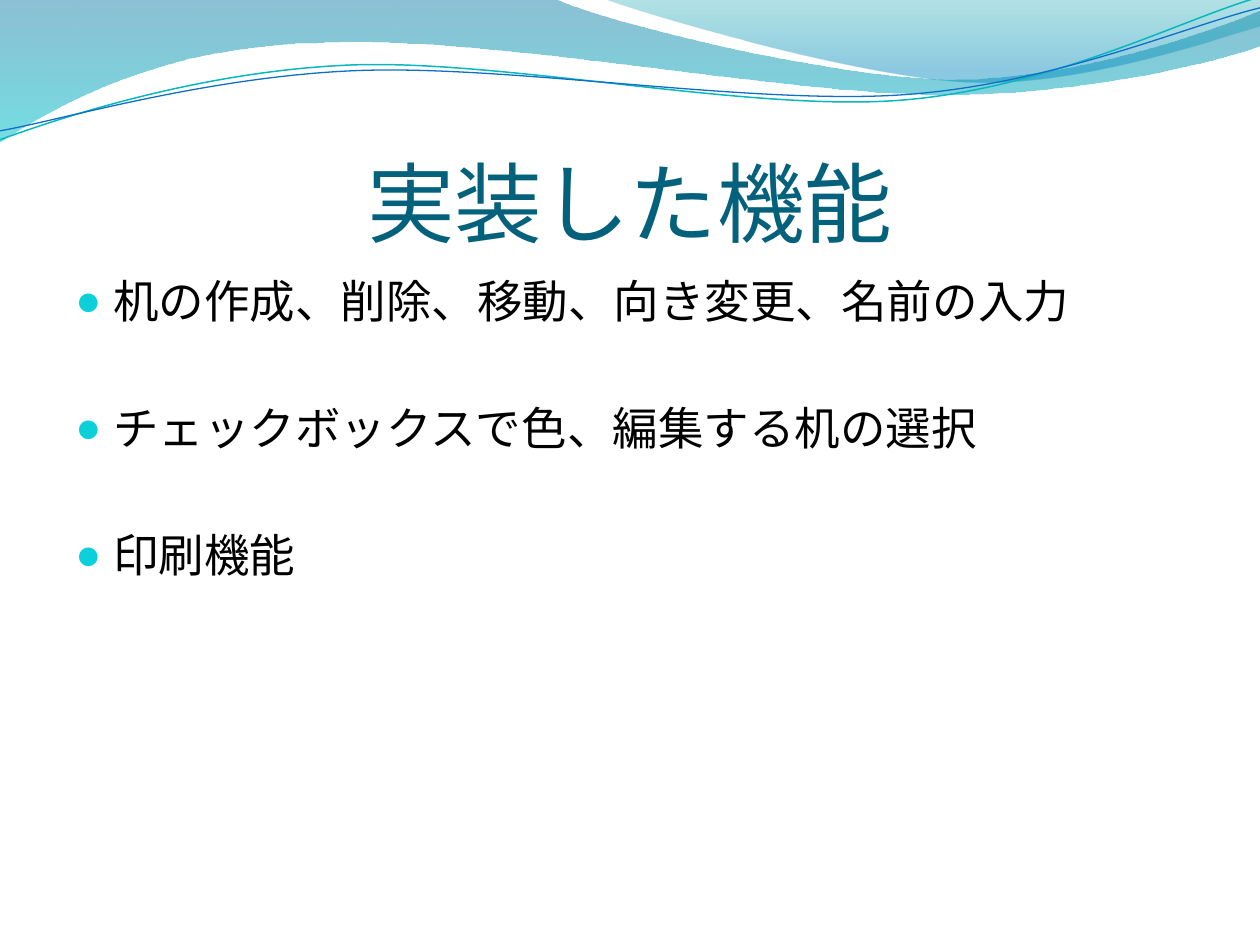
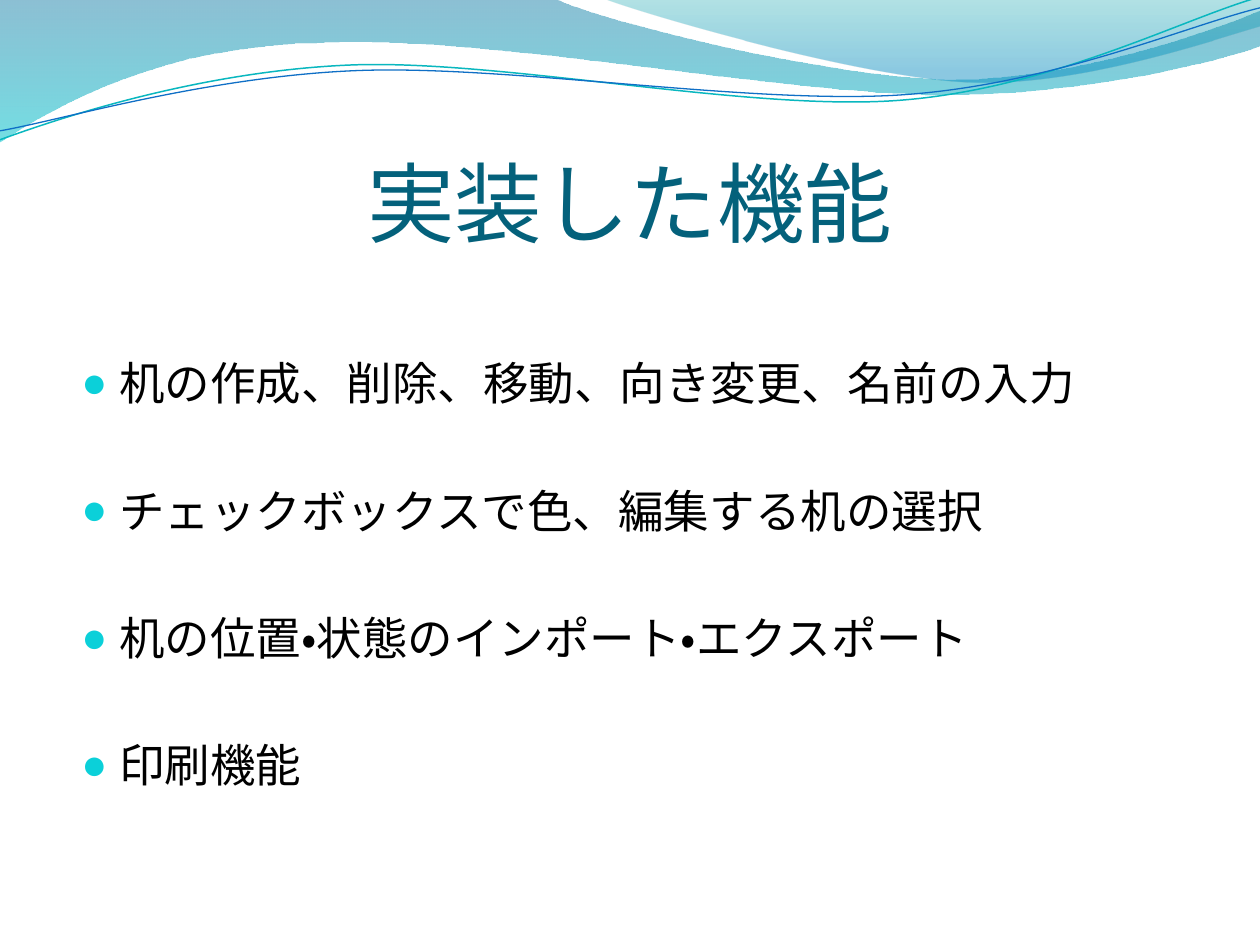
Before and after one commit to opu-yokotalab/learn-zaseki, a slide deck: slide 5 of インターン発表.pptx (slide 4 before the commit). Drawn at 1260x945 pixels with LibreOffice and Linux fonts; fonts in the diff are those of the drawing; background and template pictures are left out. Boxes give left, top, right and bottom in pixels: in the first picture for what was removed or moved away, otherwise in the second. Text is boxed around its words. In the diff, an @@ line names an element or a change of style, - is before the commit and + after.

```diff
--- a/インターン発表.pptx
+++ b/インターン発表.pptx
@@ text "机の作成、削除、移動、向き変更、名前の入力": place and size @@
-text "机の作成、削除、移動、向き変更、名前の入力" at bbox=[113, 279, 1069, 576]
+text "机の作成、削除、移動、向き変更、名前の入力" at bbox=[119, 361, 1075, 786]
@@ text at bbox=[119, 616, 968, 659]: paragraph added @@
+● 机の位置・状態のインポート・エクスポート
```
Also in this commit, not shown: 4 other slides changed, 2 slides added, 1 slide removed, 1 other file.
